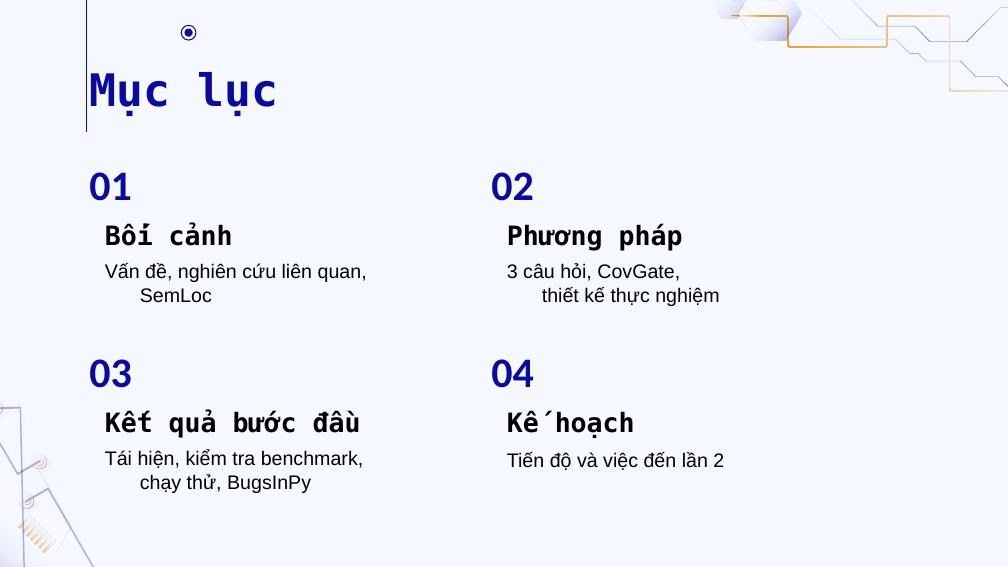
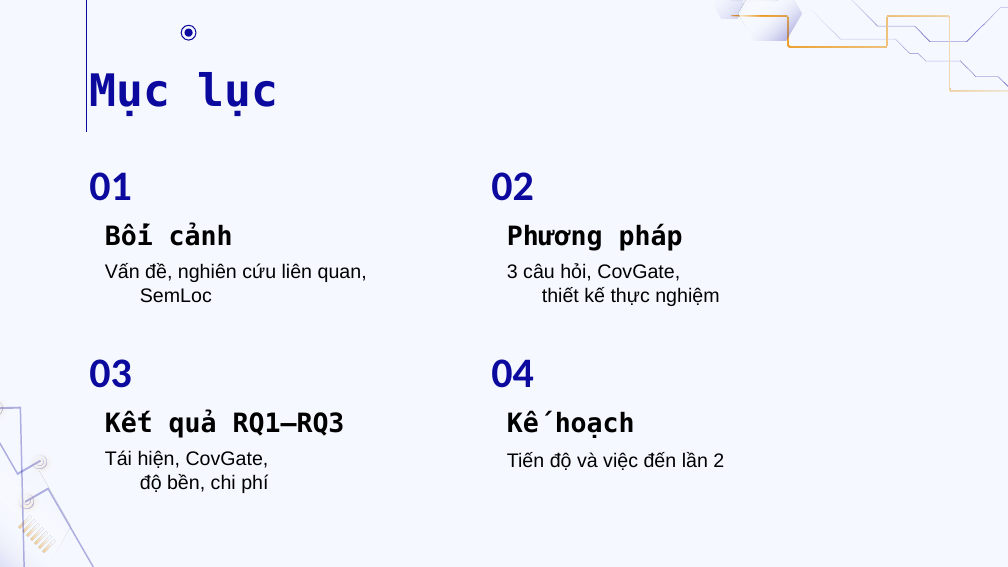
Before and after one commit to doanan293/grounded-or-guessed, a slide deck: slide 2 of docs/presentation/bao-cao-lan-1.pptx. Drawn at 1008x567 pixels with LibreOffice and Linux fonts; fonts in the diff are those of the drawing. Boxes give left, top, right and bottom in pixels: in the first picture for what was removed or moved away, otherwise in the second. Text is boxed around its words. In the diff, an @@ line names an element or a change of style, - is before the commit and + after.

```diff
--- a/docs/presentation/bao-cao-lan-1.pptx
+++ b/docs/presentation/bao-cao-lan-1.pptx
@@ subtitle at box(169, 410, 345, 437): text changed @@
-Kết quả bước đầu
+Kết quả RQ1–RQ3
@@ subtitle at box(105, 450, 269, 493): text changed @@
-Tái hiện, kiểm tra benchmark,
-chạy thử, BugsInPy
+Tái hiện, CovGate,
+độ bền, chi phí
```
Also in this commit, not shown: 8 other slides changed, 3 slides added, 1 slide removed, 2 other files.
